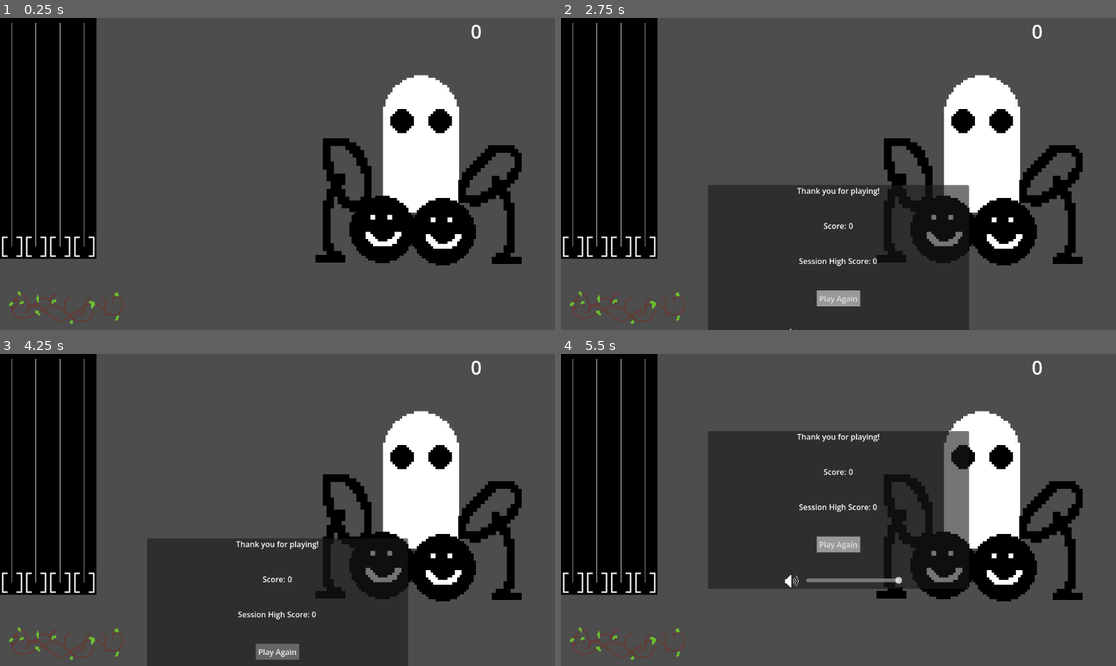
Above: before the commit, frames 1-4 (two rows, left to right).
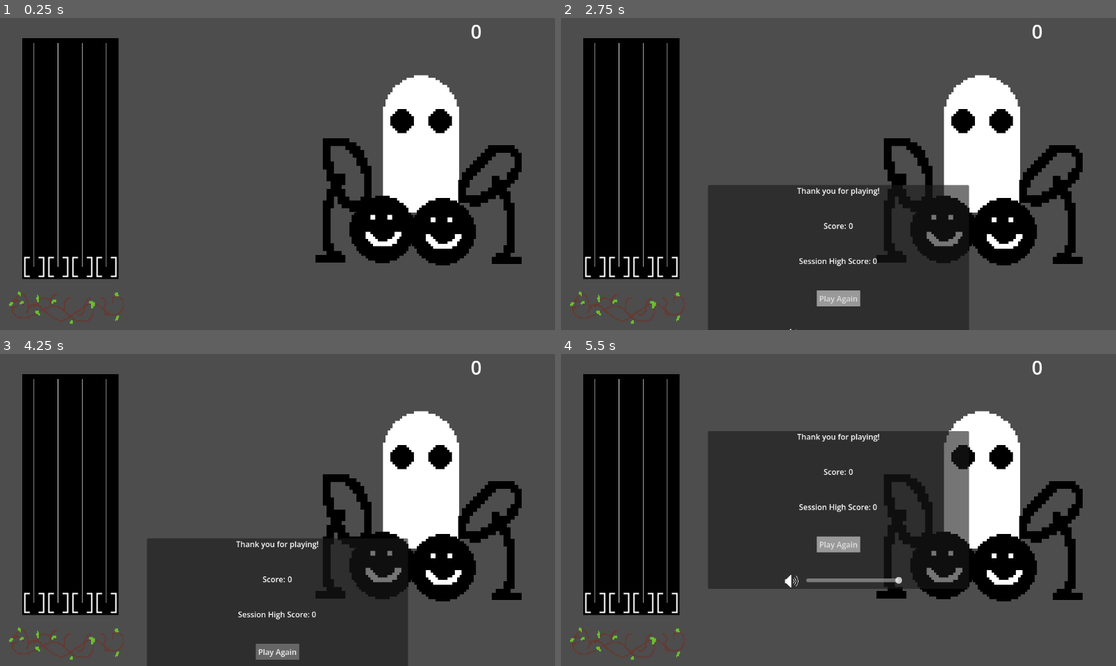
Above: after the commit, the same moments.

Repository: DarthObsidian/Jam
Game: Godot game, scene res://scenes/game.tscn
The game is run twice, just before and just after one commit, with the same random seed, the same clock (stepped at 60 frames per second) and the same inputs. This scene is started directly instead of the project's main scene. Sound files missing from this copy of the repository are replaced by a short silence.
Inputs:
- Up to frame 1 (0.25 s): no input
- Up to frame 2 (2.75 s): tap Enter at 0.5, 2 s; hold E (mid-right) 0.53-1.28 s; tap Space at 1.25 s; hold Q (left) 1.28-2.03 s; hold E (mid-right) from 2.03 s (still down)
- Up to frame 3 (4.25 s): release E (mid-right) at 2.75 s; click "Play Again" at 2.75 s; click "Play Again" at 3.5 s
- Up to frame 4 (5.5 s): click "Play Again" at 4.25 s; hold E (mid-right) from 5.03 s (still down)

The runs differ from the first frame. In frame 1, 8.6% of the frame differs, in the area x 0-22%, y 0-84%; in frame 2, 8.6%; in frame 3, 8.6%; in frame 4, 8.6%.
Error before the commit: Invalid access to property or key 'lanes' on a base object of type 'Nil'. (res://scripts/song_controller.gd:122)

Commit message:
added main menu music.

Diff:
--- a/scenes/game.tscn
+++ b/scenes/game.tscn
@@ -58,10 +58,12 @@
 scale = Vector2(2, 2)
 
 [node name="Track" parent="." instance=ExtResource("4_lbhrr")]
+position = Vector2(46, 42)
 
-[node name="Song" type="Node" parent="." node_paths=PackedStringArray("music_player")]
+[node name="Song" type="Node" parent="." node_paths=PackedStringArray("track", "music_player")]
 script = ExtResource("5_iywne")
 song_data_file = "res://SongData/song_cozy.json"
+track = NodePath("../Track")
 music_player = NodePath("../Music")
 
 [node name="CanvasLayer" type="CanvasLayer" parent="."]
--- a/scenes/menu.tscn
+++ b/scenes/menu.tscn
@@ -1,9 +1,11 @@
-[gd_scene load_steps=5 format=3 uid="uid://duspu8ehigddu"]
+[gd_scene load_steps=7 format=3 uid="uid://duspu8ehigddu"]
 
 [ext_resource type="Texture2D" uid="uid://oacrncsqprgt" path="res://assets/test.png" id="1_yqeox"]
 [ext_resource type="Script" uid="uid://qyr74nq3bmf8" path="res://scripts/play_button.gd" id="2_vjb58"]
 [ext_resource type="Texture2D" uid="uid://bdlae8xl7vwaq" path="res://assets/placeholder/volume.png" id="3_con2f"]
 [ext_resource type="Script" uid="uid://df5mfubutms13" path="res://scripts/volume.gd" id="4_mhnvy"]
+[ext_resource type="AudioStream" uid="uid://dnpmx7fcg2lsx" path="res://assets/music/music_menu_first_pass.wav" id="5_4ytvr"]
+[ext_resource type="Script" uid="uid://dbaxsp1rlwue7" path="res://scripts/menuMusic.gd" id="6_g3eks"]
 
 [node name="root" type="Node2D"]
 
@@ -104,5 +106,11 @@
 Jeffrey Meyers
 Matthew Meyers"
 
+[node name="AudioStreamPlayer" type="AudioStreamPlayer" parent="."]
+stream = ExtResource("5_4ytvr")
+autoplay = true
+script = ExtResource("6_g3eks")
+
 [connection signal="pressed" from="CanvasLayer/AspectRatioContainer/Background/PlayButton" to="CanvasLayer/AspectRatioContainer/Background/PlayButton" method="_on_pressed"]
 [connection signal="value_changed" from="CanvasLayer/AspectRatioContainer/Background/Control/volume" to="CanvasLayer/AspectRatioContainer/Background/Control/volume" method="_on_value_changed"]
+[connection signal="finished" from="AudioStreamPlayer" to="AudioStreamPlayer" method="_on_first_loop_done"]
--- /dev/null
+++ b/scripts/menuMusic.gd
@@ -0,0 +1,6 @@
+extends AudioStreamPlayer
+
+
+func _on_first_loop_done() -> void:
+	stream = load("res://assets/music/music_menu_loop.wav")
+	play()
Not shown, added: assets/music/music_menu_first_pass.wav.import
Not shown, added: assets/music/music_menu_loop.wav.import
Not shown, added: scripts/menuMusic.gd.uid
Not shown, added: assets/music/music_menu_first_pass.wav
Not shown, added: assets/music/music_menu_loop.wav
